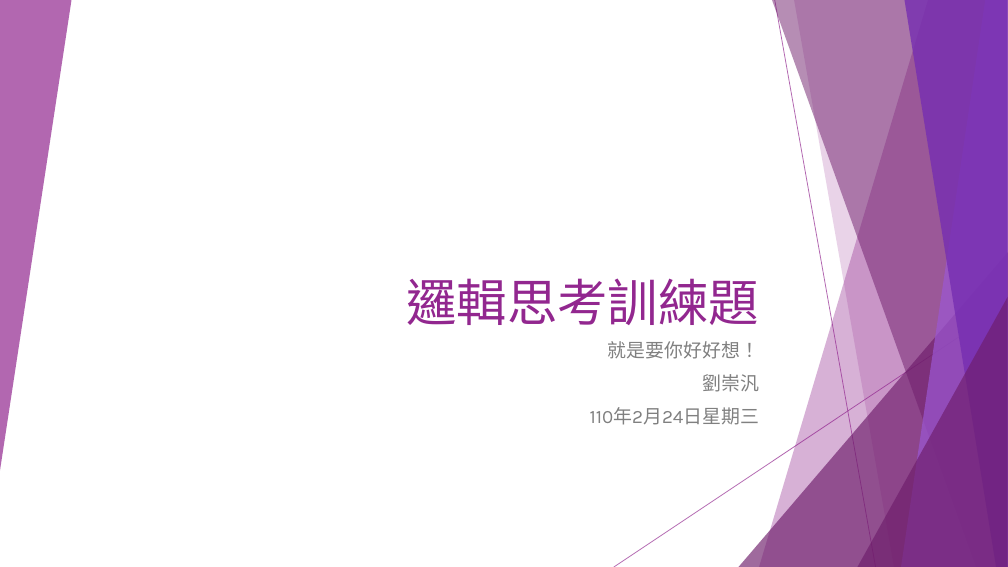
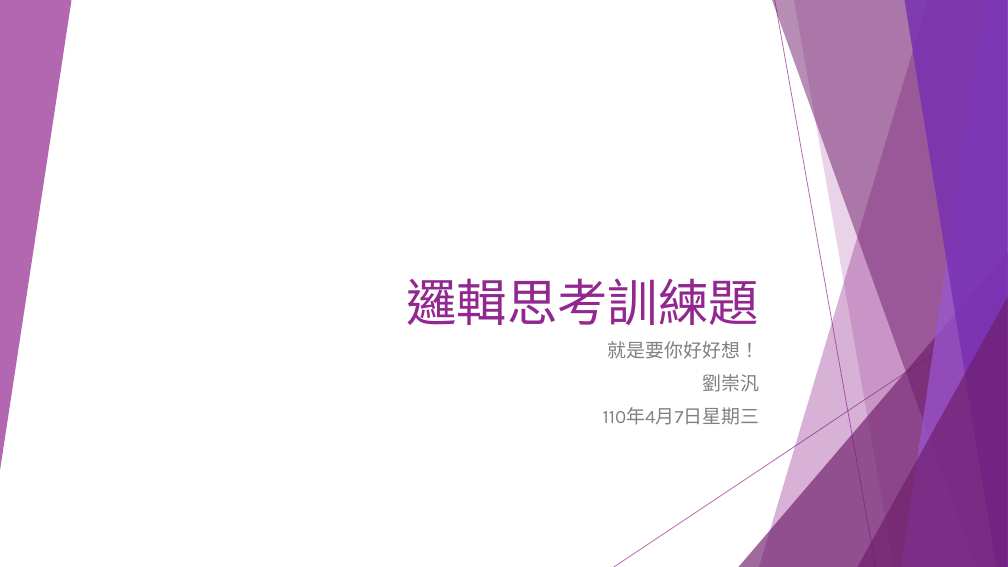
Before and after one commit to liulawsi/My_PPTs, a slide deck: slide 1 of LCC/Python/A1_邏輯思考訓練題.pptx. Drawn at 1008x567 pixels with LibreOffice and Linux fonts; fonts in the diff are those of the drawing. Boxes give left, top, right and bottom in pixels: in the first picture for what was removed or moved away, otherwise in the second. Text is boxed around its words. In the diff, an @@ line names an element or a change of style, - is before the commit and + after.

Commit message:
20210415

```diff
--- a/LCC/Python/A1_邏輯思考訓練題.pptx
+++ b/LCC/Python/A1_邏輯思考訓練題.pptx
@@ subtitle at (603, 407, 760, 425): text changed @@
-110年2月24日星期三
+110年4月7日星期三
```
Also in this commit, not shown: 1 slide added.
